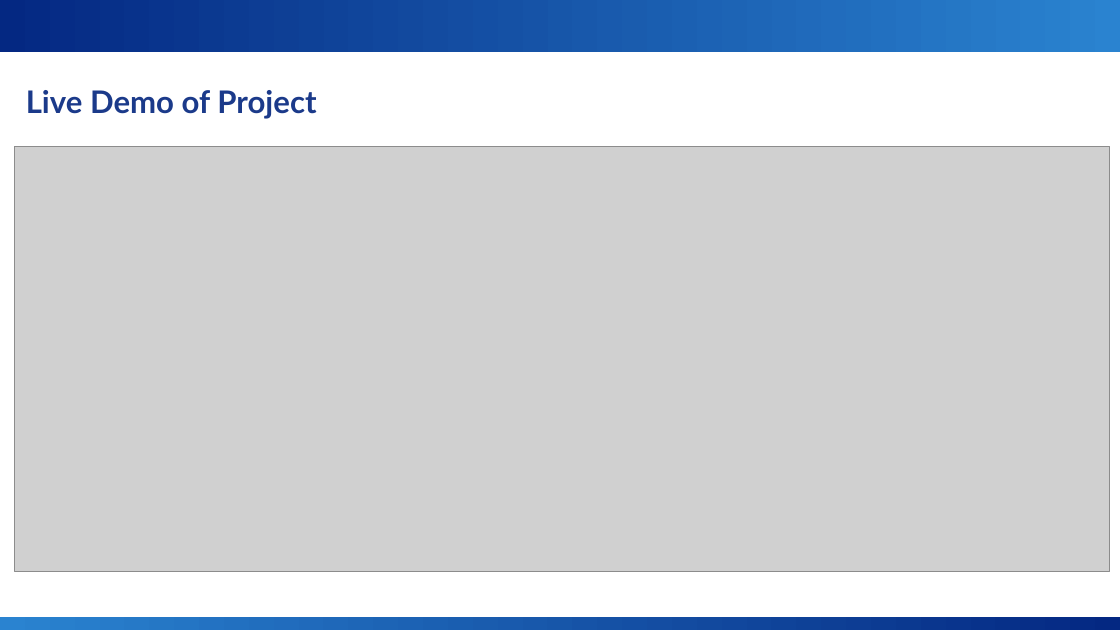
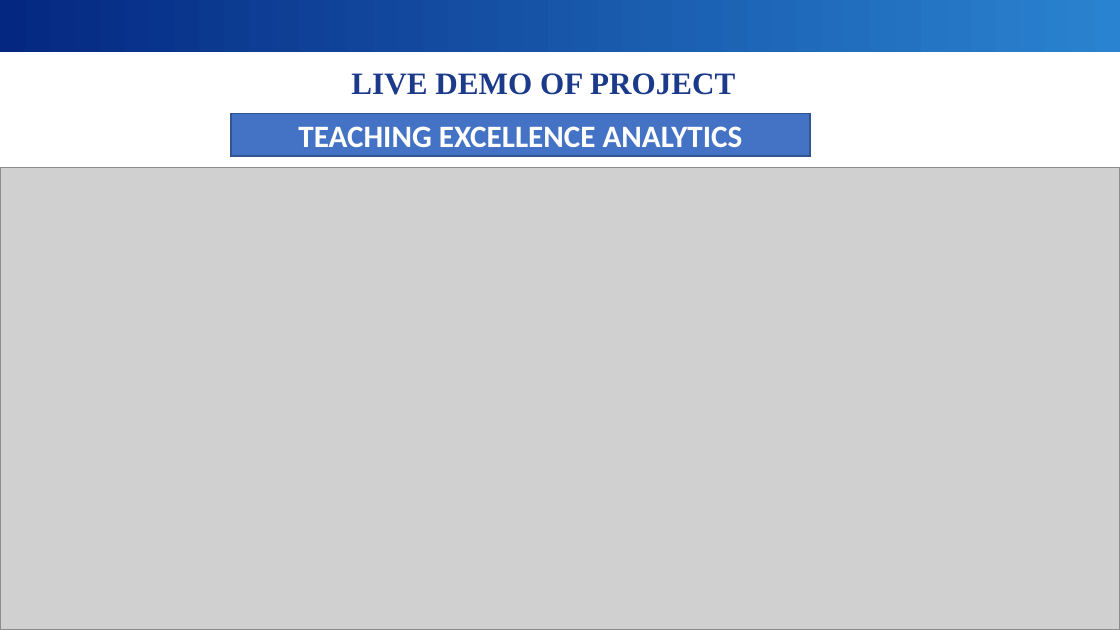
Before and after one commit to drkarpagambigaik-coder/AICW-Karpagambigai, a slide deck: slide 26 of Project -PPT.pptx (slide 15 before the commit). Drawn at 1120x630 pixels with LibreOffice and Linux fonts; fonts in the diff are those of the drawing; grey boxes stand for pictures; background and template pictures are left out. Boxes give left, top, right and bottom in pixels: in the first picture for what was removed or moved away, otherwise in the second. Text is boxed around its words. In the diff, an @@ line names an element or a change of style, - is before the commit and + after.

```diff
--- a/Project -PPT.pptx
+++ b/Project -PPT.pptx
@@ text at (x1=351, y1=73, x2=735, y2=95): text changed; font Lato to Times New Roman @@
-Live Demo of Project
+LIVE DEMO OF PROJECT
@@ rectangle added at (x1=231, y1=113, x2=810, y2=156), fill #4472C4, outline #325491 1 pt, 20 pt, text #FFFFFF, bold @@
+TEACHING EXCELLENCE ANALYTICS
@@ picture resized from (x1=15, y1=147, x2=1110, y2=572) to (x1=0, y1=167, x2=1120, y2=629) @@
```
Also in this commit, not shown: 14 other slides changed, 22 slides added, 2 slides removed.
